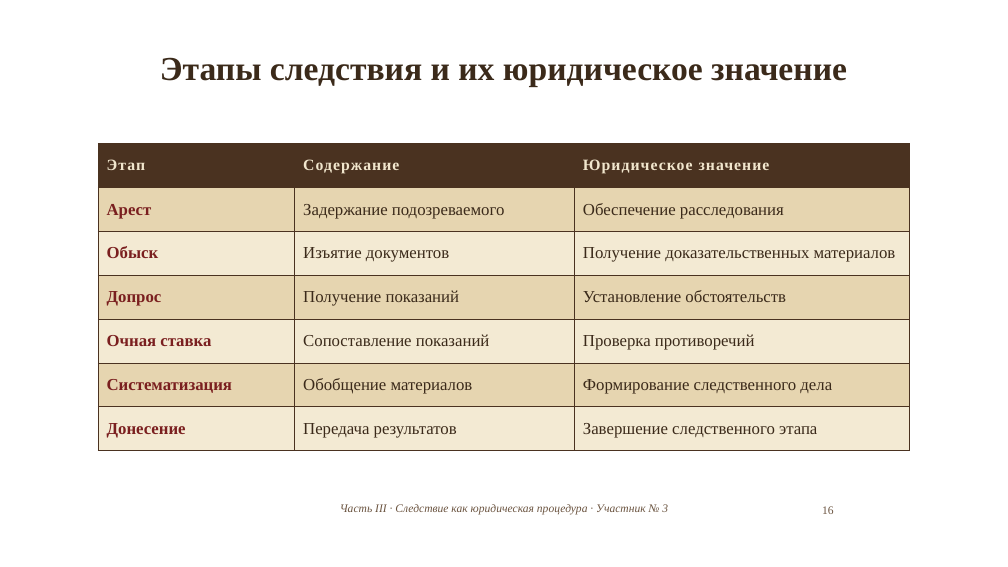
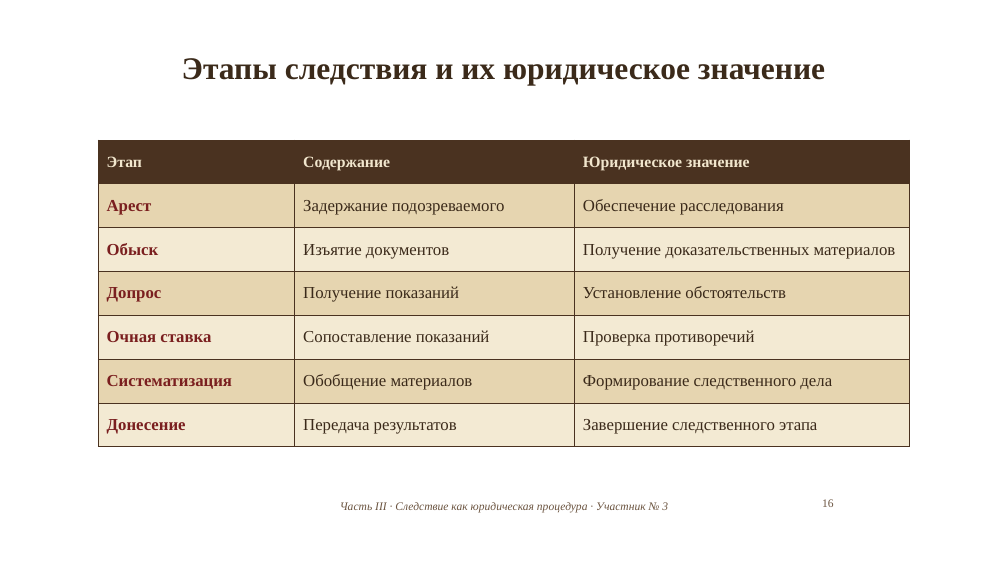
Before and after one commit to matvejkozubenko24-jpg/Project, a slide deck: slide 16 of 6_Презентация_XVIII_век.pptx. Drawn at 1008x567 pixels with LibreOffice and Linux fonts; fonts in the diff are those of the drawing; background and template pictures are left out. Boxes give left, top, right and bottom in pixels: in the first picture for what was removed or moved away, otherwise in the second. Text is boxed around its words. In the diff, an @@ line names an element or a change of style, - is before the commit and + after.

```diff
--- a/6_Презентация_XVIII_век.pptx
+++ b/6_Презентация_XVIII_век.pptx
@@ title "Этапы следствия и их юридическое ..." at [182,58,825,85]: size 32 to 30 pt @@
@@ table at [98,140,910,438] @@
@@ letter spacing 1 to 0 pt in "Этап", "Содержание", "Юридическое значение" @@
@@ table: place and size @@
-table at [98,144,910,442]
+table at [98,140,910,438]
@@ page number: place and size @@
-page number at [822,506,834,514]
+page number at [822,499,834,507]
```
Also in this commit, not shown: 26 other slides changed.
